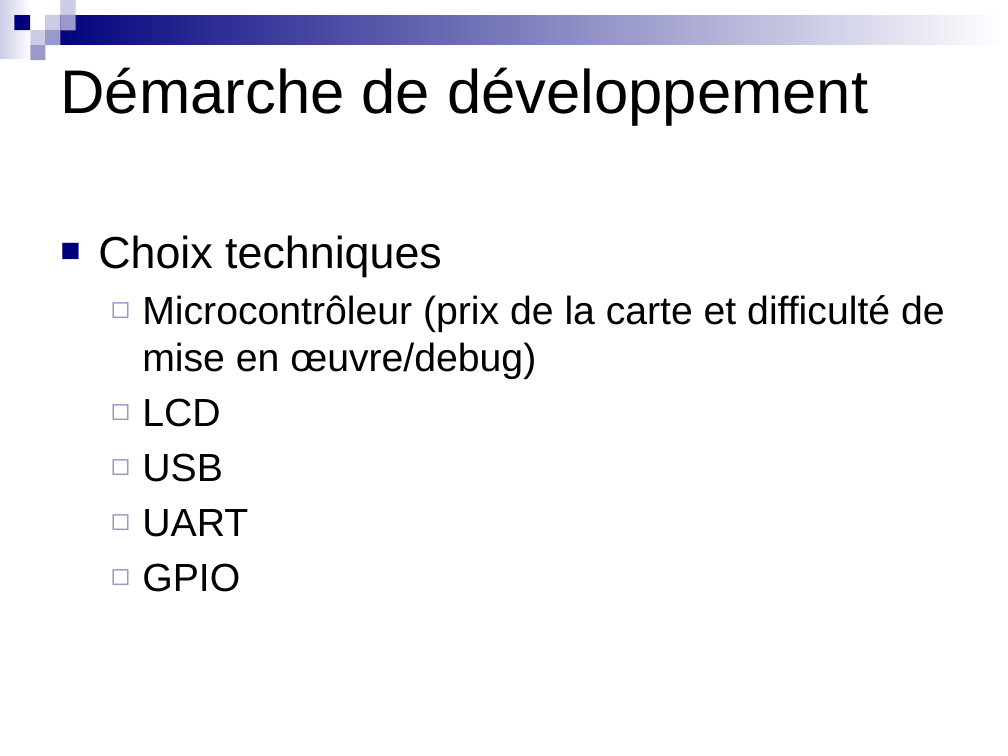
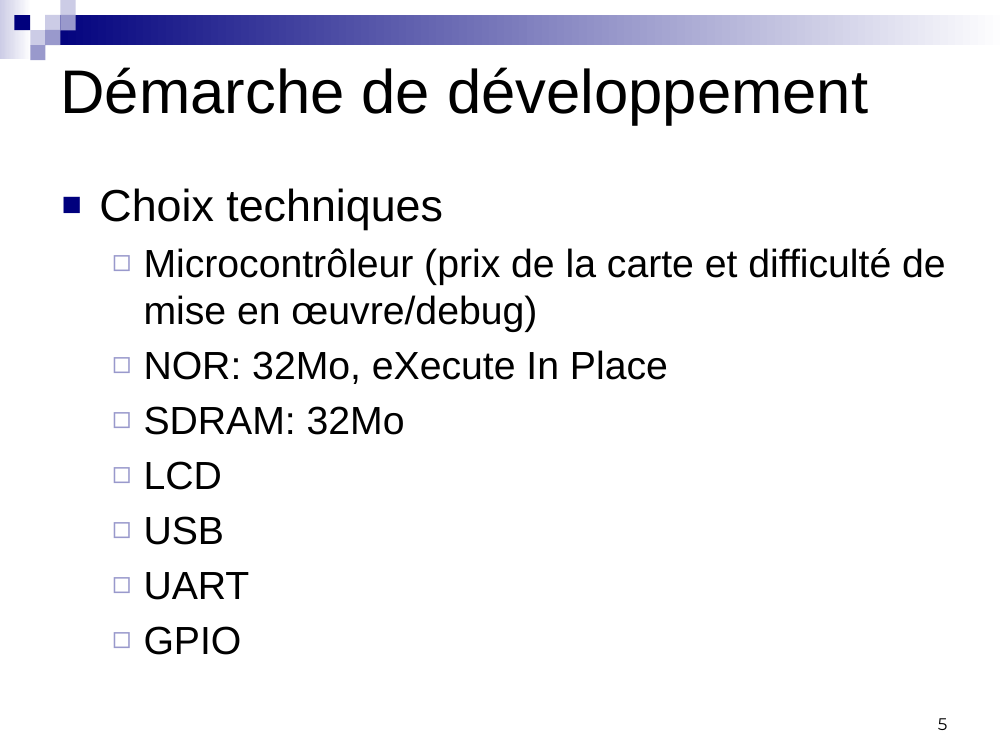
Before and after one commit to badrbouslikhin/Beluga, a slide deck: slide 5 of Rendu/PresentationFinale/Binome13PresentationFinalePRT.pptx. Drawn at 1008x756 pixels with LibreOffice and Linux fonts; fonts in the diff are those of the drawing. Boxes give left, top, right and bottom in pixels: in the first picture for what was removed or moved away, otherwise in the second. Text is boxed around its words. In the diff, an @@ line names an element or a change of style, - is before the commit and + after.

```diff
--- a/Rendu/PresentationFinale/Binome13PresentationFinalePRT.pptx
+++ b/Rendu/PresentationFinale/Binome13PresentationFinalePRT.pptx
@@ text "Choix techniques": place and size @@
-text "Choix techniques" at bbox=[98, 235, 945, 592]
+text "Choix techniques" at bbox=[99, 188, 946, 655]
@@ text at bbox=[144, 350, 668, 435]: paragraphs added @@
+  ◻ NOR: 32Mo, eXecute In Place
+  ◻ SDRAM: 32Mo
@@ page number added at bbox=[938, 718, 948, 730], 12 pt, text #000000 @@
+5
```
Also in this commit, not shown: 10 other slides changed.
